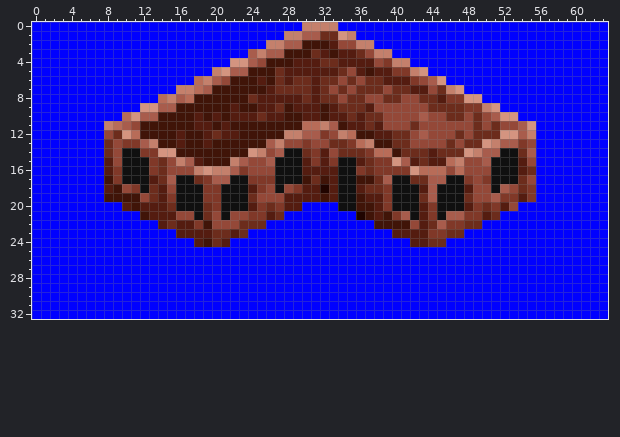
Edited in one commit: pixel-art sprite (gfx/hqshop3-stage1.png). Above is the file before it was changed.
The file is 64x33 pixels.
Once edited:
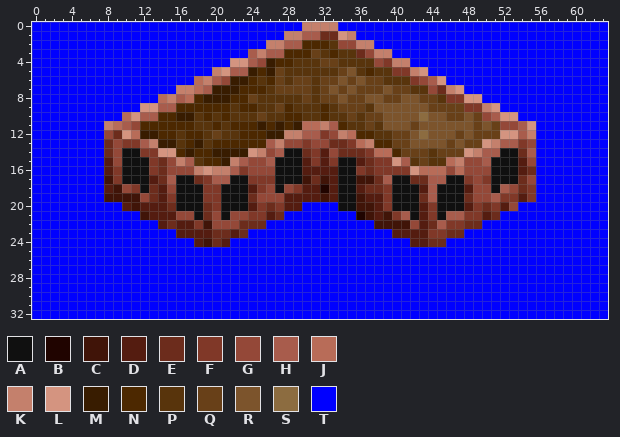
Palette (. is transparent): A #101010  B #200400  C #401408  D #541c10  E #6c2c1c  F #803828  G #944838  H #a85c4c  J #b86c58  K #c4806c  L #d49480  M #381c00  N #4c2800  P #58340c  Q #684018  R #7c542c  S #8c6c40  T #0000ff
Author's note on the commit: Fixate HQ stage 3 roof to brown.
What changed:
@@ x 10..53 @@
  1 TTTTTTTTTTTTTTTTTTKKHHEELKTTTTTTTTTTTTTTTTTT
- 2 TTTTTTTTTTTTTTTTKKHHCCCDGGKKTTTTTTTTTTTTTTTT
- 3 TTTTTTTTTTTTTTHKHHCCCEDCDDEGKKTTTTTTTTTTTTTT
- 4 TTTTTTTTTTTTLLHGCCCDDDEEDDDDGFKKTTTTTTTTTTTT
- 5 TTTTTTTTTTKLHHCCCEDDDDDDEGDCDDFFKLTTTTTTTTTT
- 6 TTTTTTTTJKHGCCCDCEDEEDEEGEGEEDDDFGHLTTTTTTTT
- 7 TTTTTTKKJHCCCCCCDEEEEDEGEGEEEGEEDDGEKLTTTTTT
- 8 TTTTJKHJCCCCCCEDDDDDEDEEGEEGGEEGGEEDFFLLTTTT
- 9 TTLLHHCCCCCCDCCDDECDDDCDEEEDGGGGGGEEEEFFKLTT
-10 JLHHCCCCDCDCDDDEDDCCDDCDDEDEEGGGGHGGEEGEGHLL
-11 HGCCCCCCDDCDCCCCCCCCJJKHCDDEDGGGEGGGGGGEGEGG
-12 LJCCCCDCCDEDDCCCCCKKHHFGKJCCDDEEGHGGGEGEEELL
-13 FFHKCCDCCDCCCCCCHKGGFGGEEFJKCCEEGGGGEGEELKHH
-14 AAFFLLCCCCCCCCLKGHAAEFDGEEEFJJCEEEDEEELKHHAA
-15 AAAFEGKHDCCCKHGGHAAADFDFAADEFFLHDEDDJKGGHAAA
+ 2 TTTTTTTTTTTTTTTTKKHHNNNPGGKKTTTTTTTTTTTTTTTT
+ 3 TTTTTTTTTTTTTTHKHHNNNQPNPPEGKKTTTTTTTTTTTTTT
+ 4 TTTTTTTTTTTTLLHGMNNPPPQQPPPPGFKKTTTTTTTTTTTT
+ 5 TTTTTTTTTTKLHHMNMQPPPPPPQRPNPPFFKLTTTTTTTTTT
+ 6 TTTTTTTTJKHGMMNPNQPQQPQQRQRQQPPPFGHLTTTTTTTT
+ 7 TTTTTTKKJHMMMNNNPQQQQPQRQRQQQRQQPPGEKLTTTTTT
+ 8 TTTTJKHJNMMMNNQPPPPPQPQQRQQRRQQRRQQPFFLLTTTT
+ 9 TTLLHHNNNNNNPNNPPQNPPPNPQQQPRRRRRRQQQQFFKLTT
+10 JLHHNNMMPNPNPPPQPPNNPPNPPQPQQRRRRSRRQQRQGHLL
+11 HGNNNNNNPPNPNNNMNMNMJJKHNPPQPRRRQRRRRRRQRQGG
+12 LJMMNNPNNPQPPNNNMMKKHHFGKJNNPPQQRSRRRQRQQQLL
+13 FFHKMMPNMPNNNNNNHKGGFGGEEFJKNNQQRRRRQRQQLKHH
+14 AAFFLLNMNNMMMMLKGHAAEFDGEEEFJJNQQQPQQQLKHHAA
+15 AAAFEGKHPNNMKHGGHAAADFDFAADEFFLHPQPPJKGGHAAA
 16 AAAFEGGGKLKKHFGGGAAADDDDAAFEFFFFLJJJGJGGGAAA
Pixel boxes of the changes (left, top, right, bottom) in both pictures:
changed: (140, 40, 500, 166)
